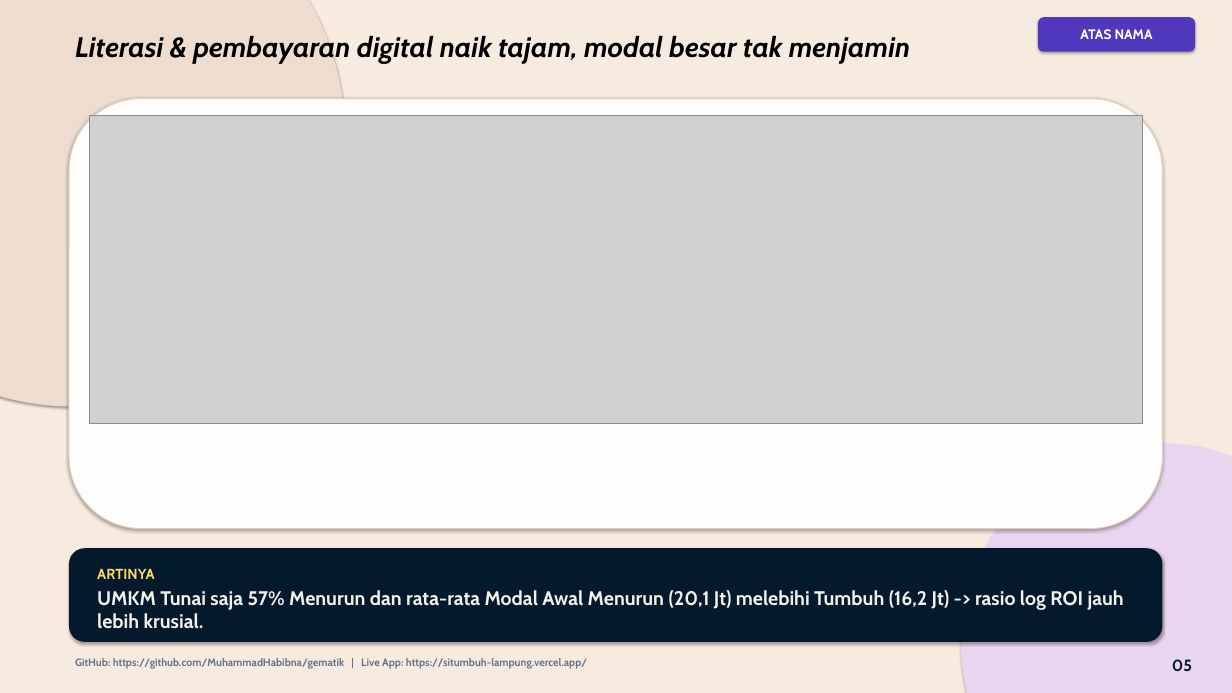
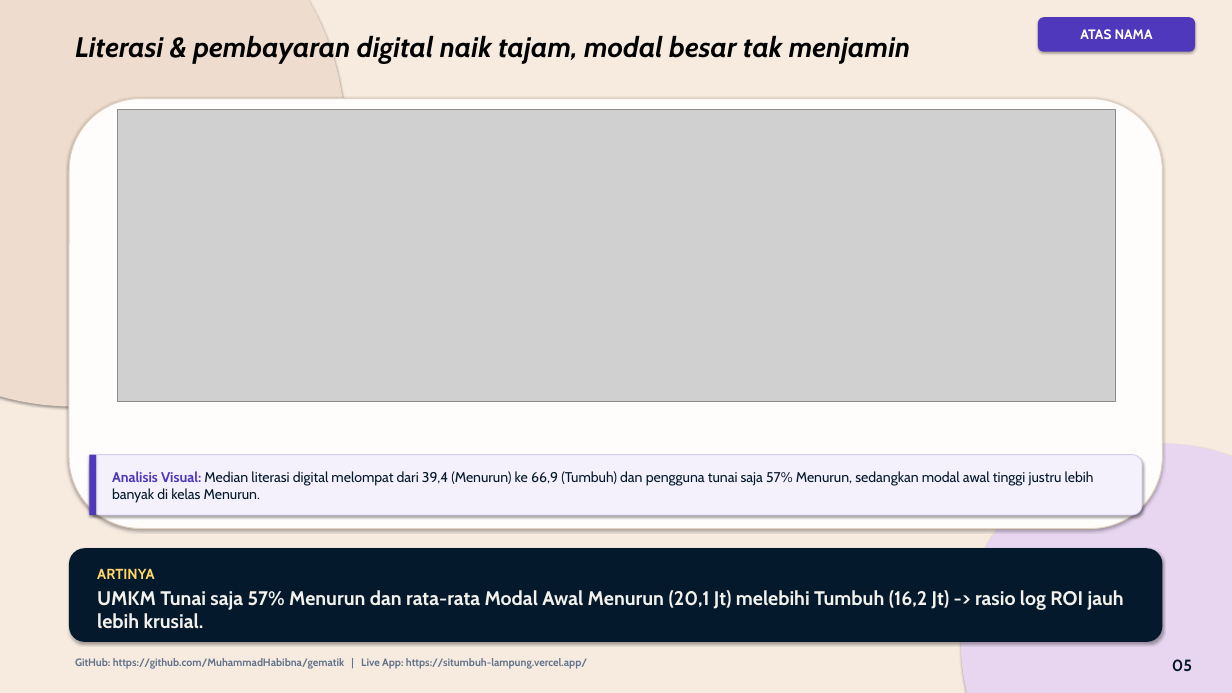
Before and after one commit to MuhammadHabibna/gematik, a slide deck: slide 5 of HASIL_PENELITIAN_ATAS_NAMA/Atas_Nama_Presentasi_Final.pptx. Drawn at 1232x693 pixels with LibreOffice and Linux fonts; fonts in the diff are those of the drawing; grey boxes stand for pictures. Boxes give left, top, right and bottom in pixels: in the first picture for what was removed or moved away, otherwise in the second. Text is boxed around its words. In the diff, an @@ line names an element or a change of style, - is before the commit and + after.

Commit message:
Add 1-sentence Analisis Visual box under every chart in PPTX

```diff
--- a/HASIL_PENELITIAN_ATAS_NAMA/Atas_Nama_Presentasi_Final.pptx
+++ b/HASIL_PENELITIAN_ATAS_NAMA/Atas_Nama_Presentasi_Final.pptx
@@ picture resized from (x1=89, y1=116, x2=1143, y2=424) to (x1=117, y1=110, x2=1115, y2=402) @@
@@ rounded rectangle added at (x1=89, y1=455, x2=1142, y2=515), fill #F4F0FC, outline #D6CEF2 1 pt @@
@@ rectangle added at (x1=89, y1=455, x2=96, y2=515), fill #5038BC @@
@@ text added at (x1=112, y1=471, x2=1094, y2=503), 16.5 pt, text #05192D @@
+Analisis Visual: Median literasi digital melompat dari 39,4 (Menurun) ke 66,9 (Tumbuh) dan pengguna tunai saja 57% Menurun, sedangkan modal awal tinggi justru lebih banyak di kelas Menurun.
```
Also in this commit, not shown: 7 other slides changed.
